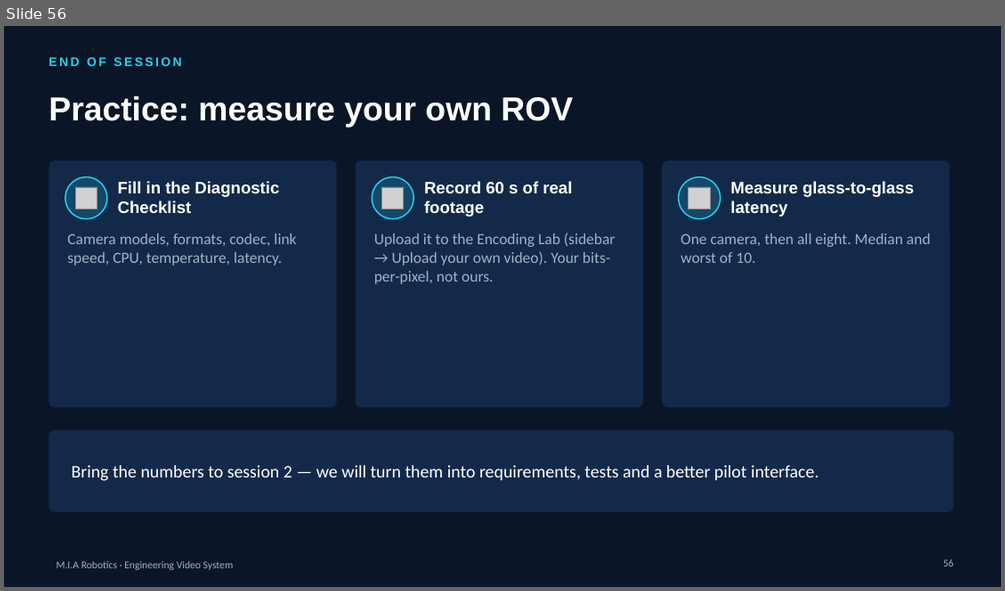
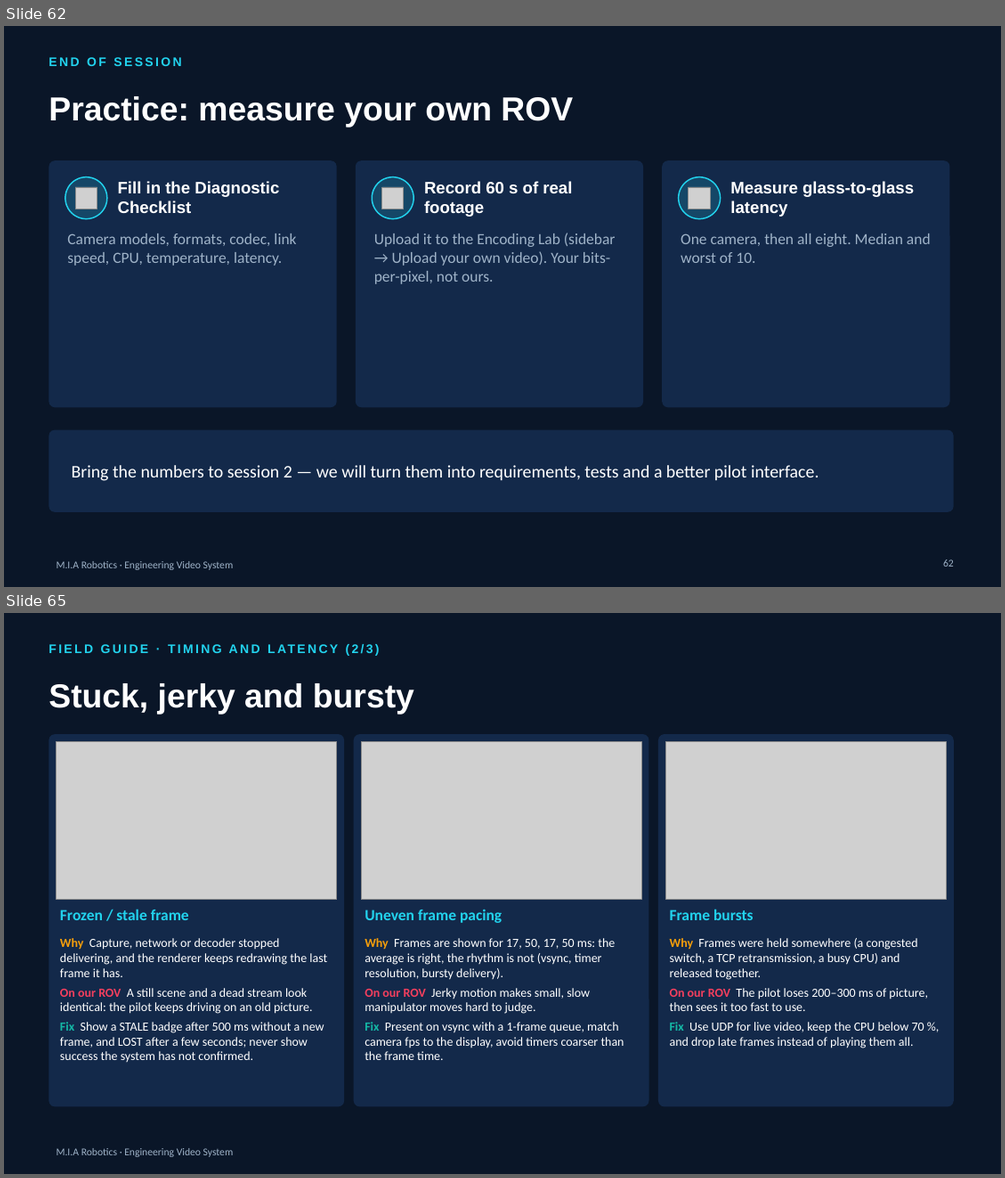
Before and after one commit to YoussefAbbas2001/video-streaming, a slide deck: presentation/MIA_Video_Streaming.pptx. Shown one above the other, each under a label of ours: slide 56 before the commit, slides 62 and 65 after it; the slides between them are not shown. The pictures are 1005x591 and 1005x1178 pixels, drawn with LibreOffice and Linux fonts; fonts in the diff are those of the drawing; grey boxes stand for pictures; background and template pictures are left out. Boxes give left, top, right and bottom in pixels: in the first picture for what was removed or moved away, otherwise in the second. Text is boxed around its words. In the diff, an @@ line names an element or a change of style, - is before the commit and + after.

```diff
--- a/presentation/MIA_Video_Streaming.pptx
+++ b/presentation/MIA_Video_Streaming.pptx
@@ slide 65 added at (x1=4, y1=613, x2=1001, y2=1174), background #0A1628; not listed: 1 template element that a slide beside it also shows @@
@@ text added at (x1=352, y1=644, x2=373, y2=653), 12 pt, text #22D3EE, bold @@
+FIELD GUIDE · TIMING AND LATENCY (2/3)
@@ title added at (x1=48, y1=683, x2=414, y2=714), 32 pt, text #FFFFFF, bold @@
+Stuck, jerky and bursty
@@ rounded rectangle added at (x1=48, y1=734, x2=344, y2=1107), fill #13294A @@
@@ picture added at (x1=57, y1=742, x2=337, y2=900) @@
@@ rounded rectangle added at (x1=353, y1=734, x2=648, y2=1107), fill #13294A @@
@@ picture added at (x1=362, y1=742, x2=642, y2=900) @@
@@ rounded rectangle added at (x1=658, y1=734, x2=954, y2=1107), fill #13294A @@
@@ picture added at (x1=666, y1=742, x2=947, y2=900) @@
@@ text added at (x1=60, y1=908, x2=189, y2=920), 15 pt, text #22D3EE, bold @@
+Frozen / stale frame
@@ text added at (x1=364, y1=909, x2=502, y2=923), 15 pt, text #22D3EE, bold @@
+Uneven frame pacing
@@ text added at (x1=670, y1=908, x2=753, y2=920), 15 pt, text #22D3EE, bold @@
+Frame bursts
@@ text added at (x1=60, y1=938, x2=327, y2=1062), 12 pt, text #FFFFFF @@
+Why Capture, network or decoder stopped delivering, and the renderer keeps redrawing the last frame it has.
+On our ROV A still scene and a dead stream look identical: the pilot keeps driving on an old picture.
+Fix Show a STALE badge after 500 ms without a new frame, and LOST after a few seconds; never show success the system has not confirmed.
@@ text added at (x1=364, y1=938, x2=624, y2=1060), 12 pt, text #FFFFFF @@
+Why Frames are shown for 17, 50, 17, 50 ms: the average is right, the rhythm is not (vsync, timer resolution, bursty delivery).
+On our ROV Jerky motion makes small, slow manipulator moves hard to judge.
+Fix Present on vsync with a 1-frame queue, match camera fps to the display, avoid timers coarser than the frame time.
@@ text added at (x1=670, y1=938, x2=928, y2=1048), 12 pt, text #FFFFFF @@
+Why Frames were held somewhere (a congested switch, a TCP retransmission, a busy CPU) and released together.
+On our ROV The pilot loses 200–300 ms of picture, then sees it too fast to use.
+Fix Use UDP for live video, keep the CPU below 70 %, and drop late frames instead of playing them all.
@@ what was slide 56 is now slide 62 @@
@@ page number at (x1=943, y1=559, x2=954, y2=566): text changed @@
-56
+62
```
Also in this commit, not shown: 22 other slides added, 51 other files.
